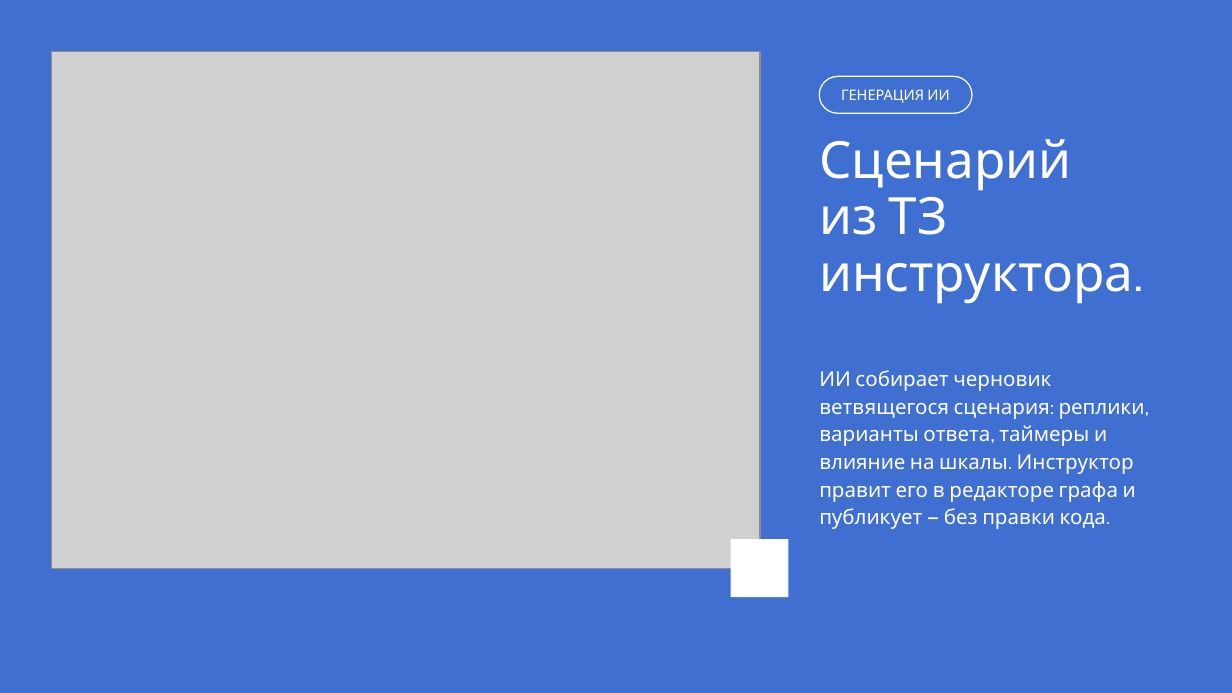
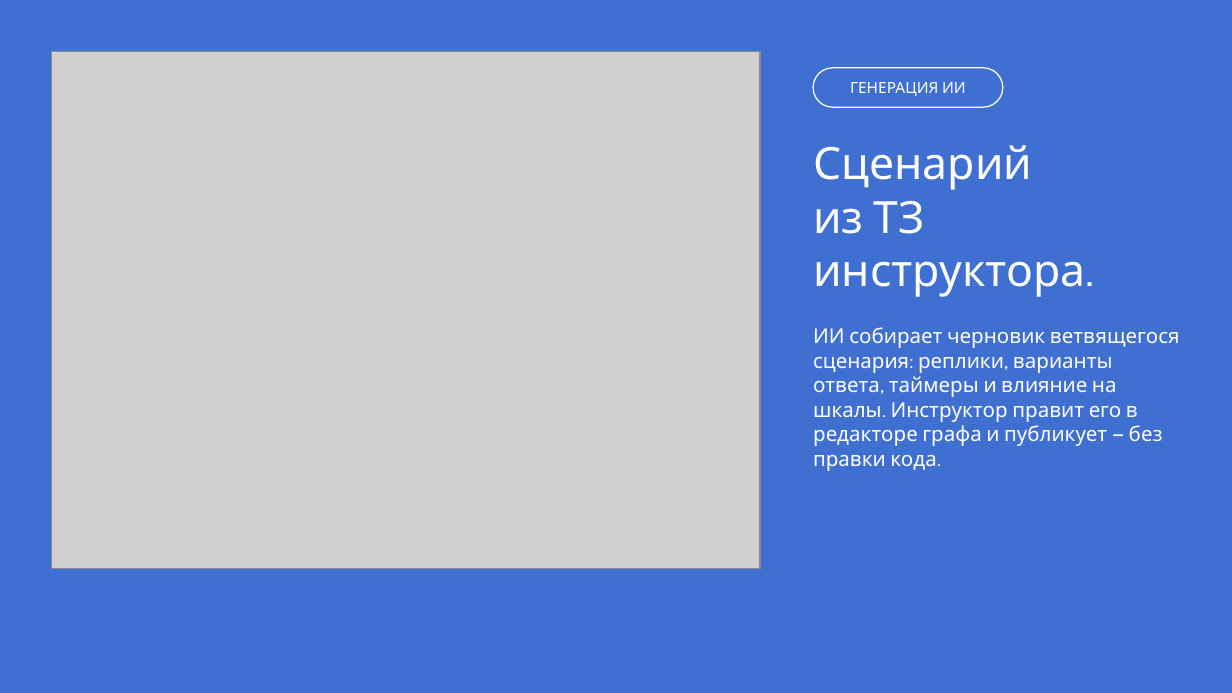
Before and after one commit to tuhlopuz1/mosgortrans-presentation, a slide deck: slide 11 of Магистраль 400 — финал.pptx (slide 13 before the commit). Drawn at 1232x693 pixels with LibreOffice and Linux fonts; fonts in the diff are those of the drawing; grey boxes stand for pictures; background and template pictures are left out. Boxes give left, top, right and bottom in pixels: in the first picture for what was removed or moved away, otherwise in the second. Text is boxed around its words. In the diff, an @@ line names an element or a change of style, - is before the commit and + after.

```diff
--- a/Магистраль 400 — финал.pptx
+++ b/Магистраль 400 — финал.pptx
@@ rounded rectangle "ГЕНЕРАЦИЯ ИИ": place and size @@
-rounded rectangle "ГЕНЕРАЦИЯ ИИ" at box(841, 89, 949, 103)
+rounded rectangle "ГЕНЕРАЦИЯ ИИ" at box(813, 68, 1003, 107)
@@ rounded rectangle "ГЕНЕРАЦИЯ ИИ" at box(813, 68, 1003, 107): size 8.5 to 9 pt; outline none to #FFFFFF 0.75 pt @@
@@ rounded rectangle removed at box(819, 76, 972, 113) @@
@@ text at box(813, 145, 1086, 297): paragraphs added @@
+Сценарий
+из ТЗ
+инструктора.
@@ text "Сценарий": place and size @@
-text "Сценарий" at box(819, 370, 1145, 529)
+text "Сценарий" at box(813, 145, 1180, 471)
@@ text removed at box(819, 139, 1133, 304) @@
-Сценарий
-из ТЗ
-инструктора.
@@ text at box(813, 327, 1180, 471): line spacing 1.12 to 1; more space between paragraphs @@
@@ rectangle removed at box(731, 540, 788, 598) @@
```
Also in this commit, not shown: 13 other slides changed, 3 slides removed.
